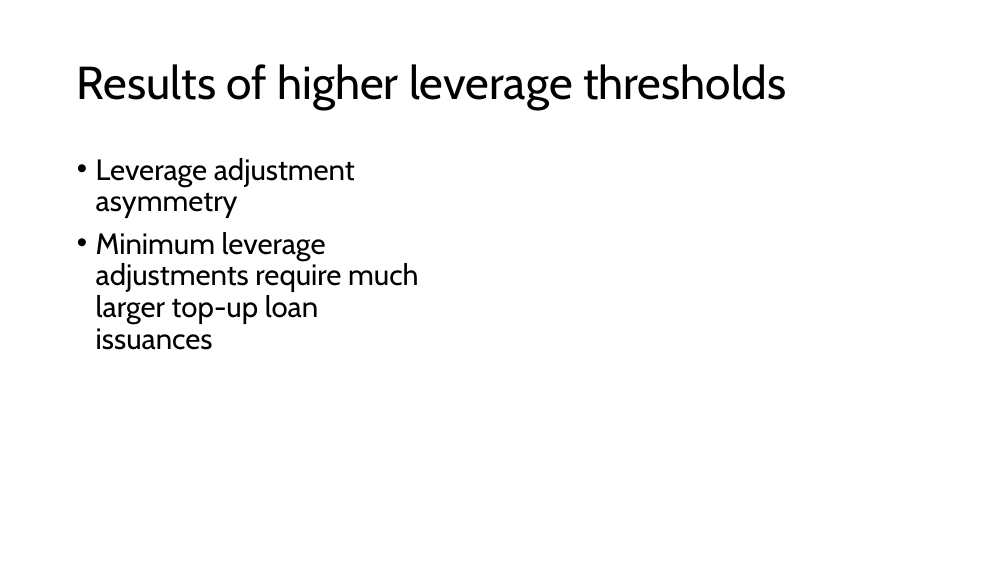
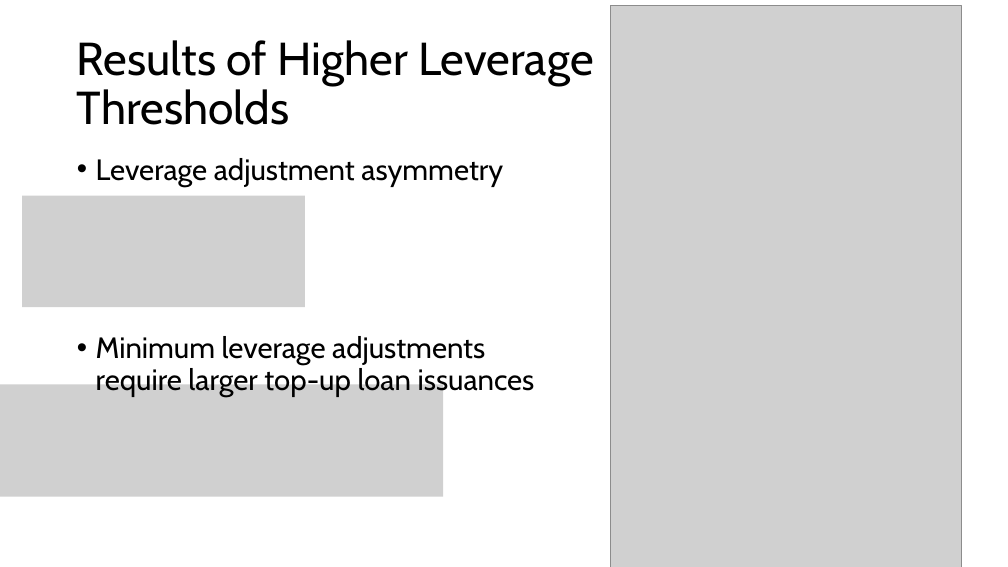
Before and after one commit to steinarb1234/DCL_coco_bond, a slide deck: slide 21 of Enhancing Bank Robustness through Dynamic Control of Leverage.pptx (slide 10 before the commit). Drawn at 1008x567 pixels with LibreOffice and Linux fonts; fonts in the diff are those of the drawing; grey boxes stand for pictures. Boxes give left, top, right and bottom in pixels: in the first picture for what was removed or moved away, otherwise in the second. Text is boxed around its words. In the diff, an @@ line names an element or a change of style, - is before the commit and + after.

```diff
--- a/Enhancing Bank Robustness through Dynamic Control of Leverage.pptx
+++ b/Enhancing Bank Robustness through Dynamic Control of Leverage.pptx
@@ picture added at box(610, 5, 961, 567) @@
@@ title at box(77, 40, 594, 125): text changed @@
-Results of higher leverage thresholds
+Results of Higher Leverage Thresholds
@@ picture added at box(22, 196, 305, 307) @@
@@ text at box(96, 232, 418, 350): paragraph removed @@
-• Minimum leverage adjustments require much larger top-up loan issuances
@@ text added at box(96, 336, 535, 397), 28 pt, text #000000 @@
+• Minimum leverage adjustments require larger top-up loan issuances
@@ picture added at box(0, 385, 443, 498) @@
```
Also in this commit, not shown: 12 other slides changed, 23 slides added, 1 slide removed, 3 other files.
